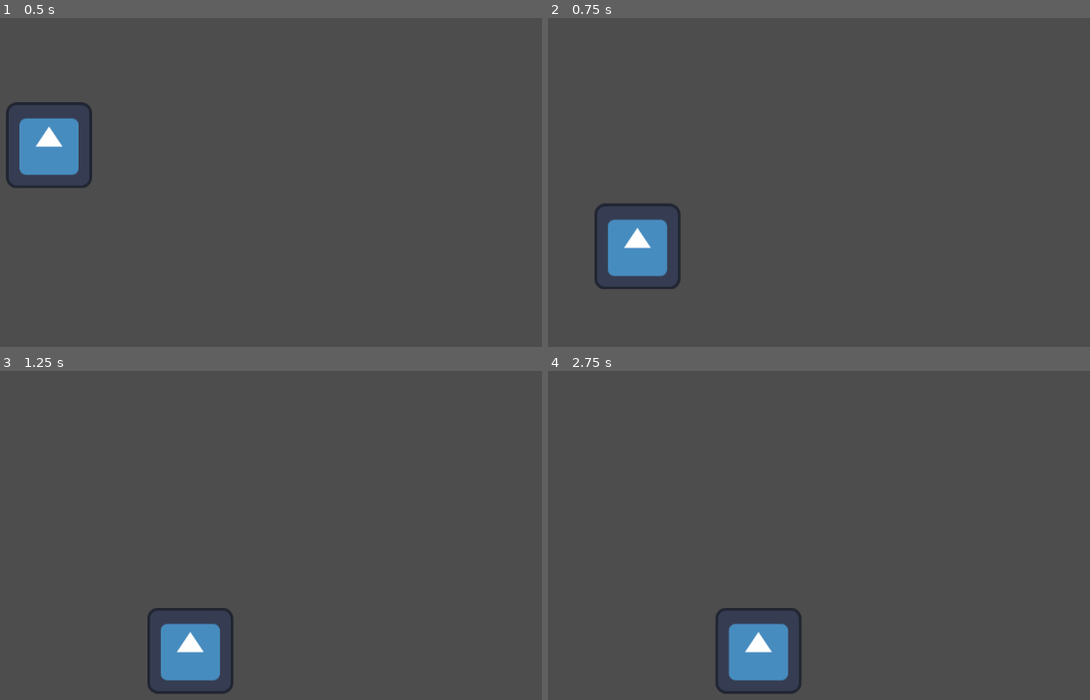
Above: before the commit, frames 1-4 (two rows, left to right).
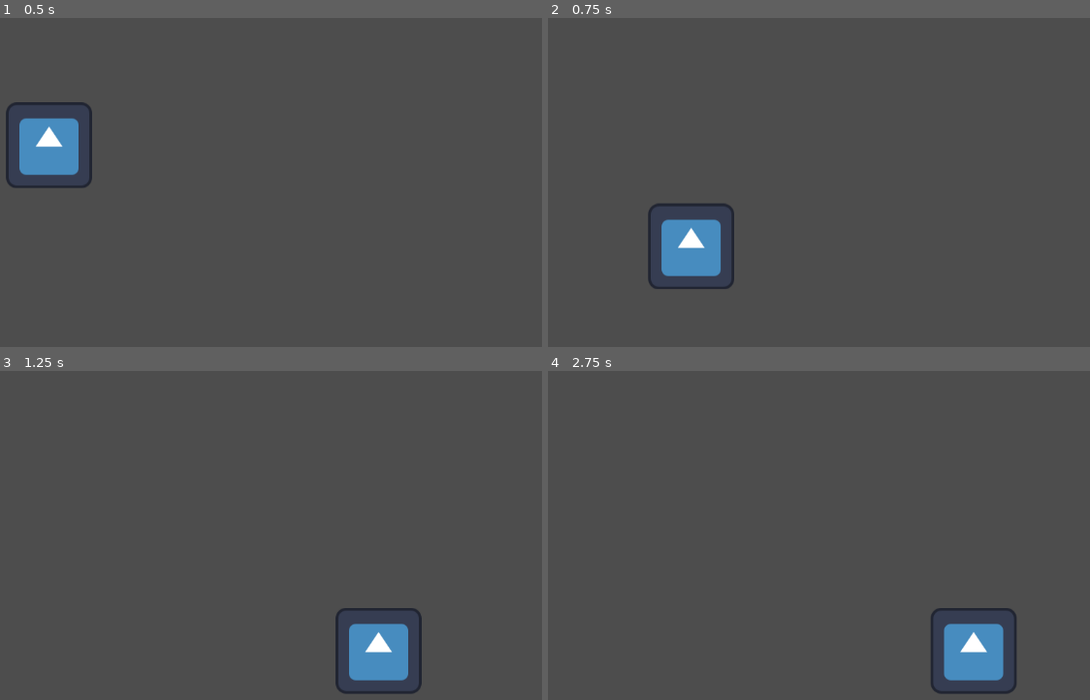
Above: after the commit, the same moments.

Repository: JonasMumm/session-2026-rehearse
Game: Godot game, scene res://game_scene.tscn
Same seed, same stepped clock (60 frames per second), same inputs: the game is played once before the commit and once after it. The engine's default icon, where the game draws it, is replaced by a stand-in: a white triangle on a blue panel in a dark square.
Inputs:
- Up to frame 1 (0.5 s): no input
- Up to frame 2 (0.75 s): tap Enter (ui_accept) at 0.5 s; hold Right (ui_right) from 0.53 s (still down)
- Up to frame 3 (1.25 s): keep holding Right (ui_right); tap Enter (ui_accept) at 0.77 s
- Up to frame 4 (2.75 s): tap Enter (ui_accept) at 1.52 s; release Right (ui_right) at 2.03 s; hold Left (ui_left) from 2.03 s (still down)

Frame 1 is identical in both runs. In frame 2, 4.1% of the frame differs, in the area x 8-35%, y 56-83%; in frame 3, 4.9%; in frame 4, 4.9%, in the area x 30-87%, y 72-99%.

Commit message:
move much faster

Diff:
--- a/session-2026-rehearsal-godot/player.gd
+++ b/session-2026-rehearsal-godot/player.gd
@@ -1,7 +1,7 @@
 extends CharacterBody2D
 
 
-const SPEED = 300.0
+const SPEED = 700.0
 const JUMP_VELOCITY = -400.0
 
 
